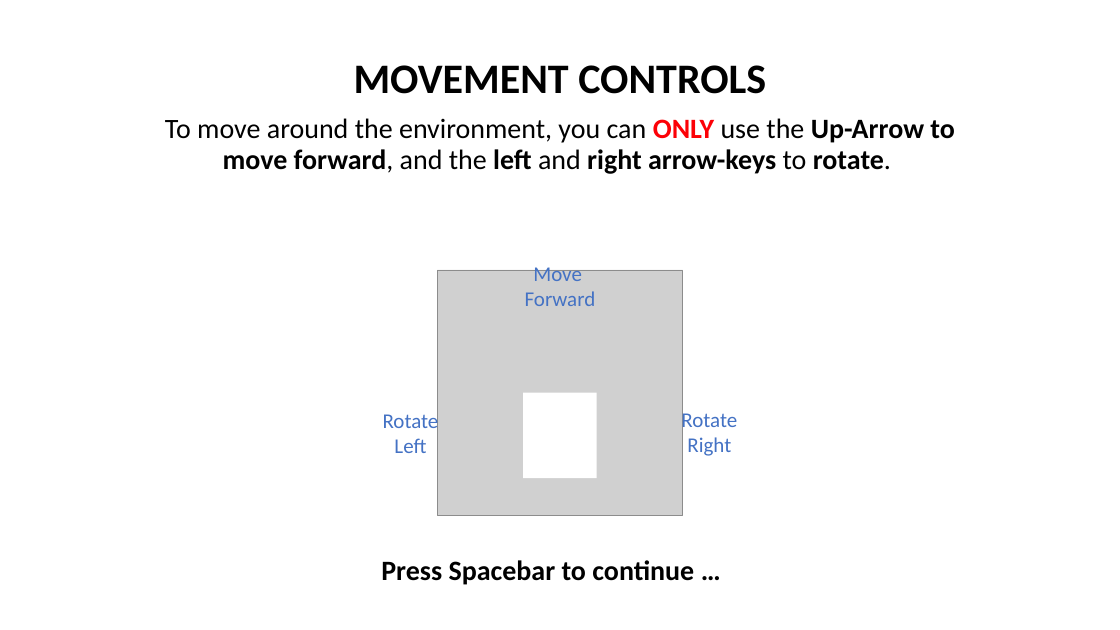
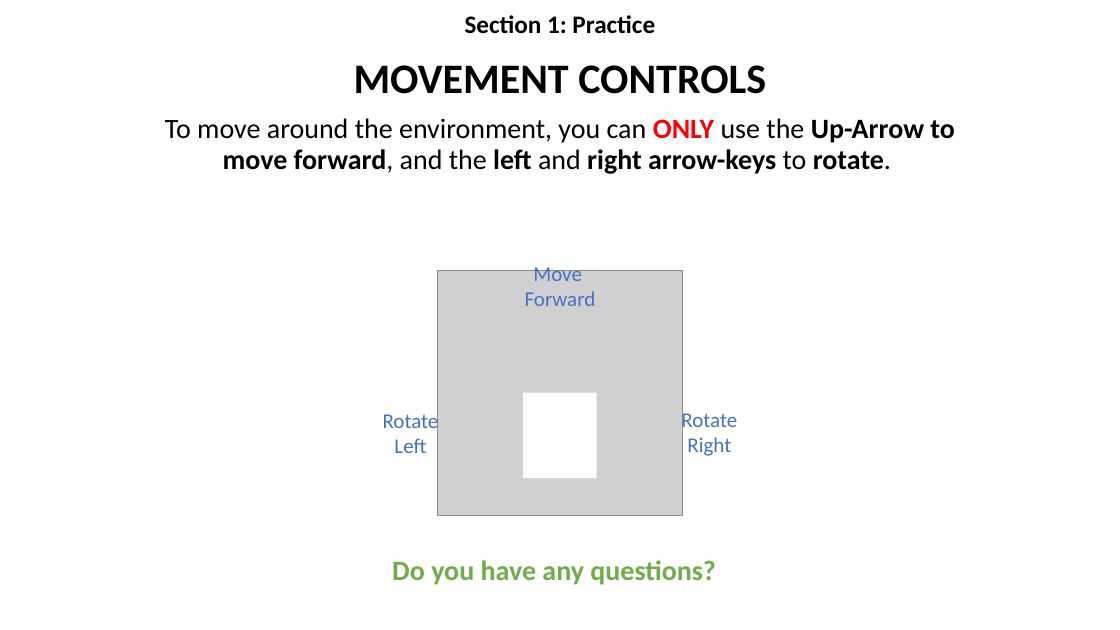
Before and after one commit to kbnealy/OpenMaze, a slide deck: slide 5 of Assets/StreamingAssets/2D_Objects/Practice/Practice_online_final.pptx. Drawn at 1120x630 pixels with LibreOffice and Linux fonts; fonts in the diff are those of the drawing; grey boxes stand for pictures. Boxes give left, top, right and bottom in pixels: in the first picture for what was removed or moved away, otherwise in the second. Text is boxed around its words. In the diff, an @@ line names an element or a change of style, - is before the commit and + after.

```diff
--- a/Assets/StreamingAssets/2D_Objects/Practice/Practice_online_final.pptx
+++ b/Assets/StreamingAssets/2D_Objects/Practice/Practice_online_final.pptx
@@ title added at (x1=465, y1=15, x2=655, y2=34), 21.6 pt, text #000000, bold @@
+Section 1: Practice
@@ text at (x1=392, y1=560, x2=716, y2=585): text changed; text colour #000000 to #70AD47 @@
-Press Spacebar to continue …
+Do you have any questions?
```
Also in this commit, not shown: 11 other slides changed, 30 other files.
